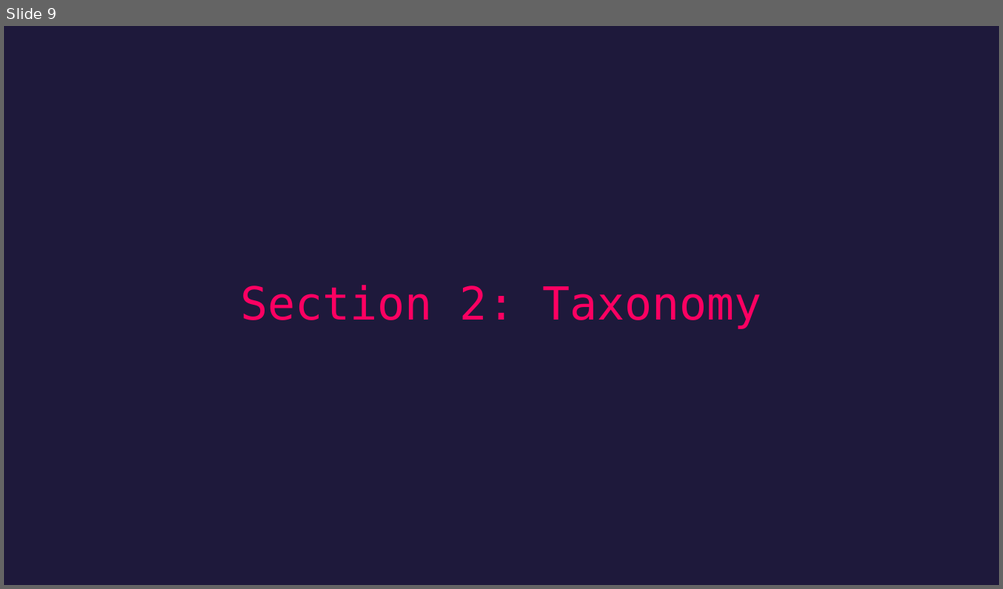
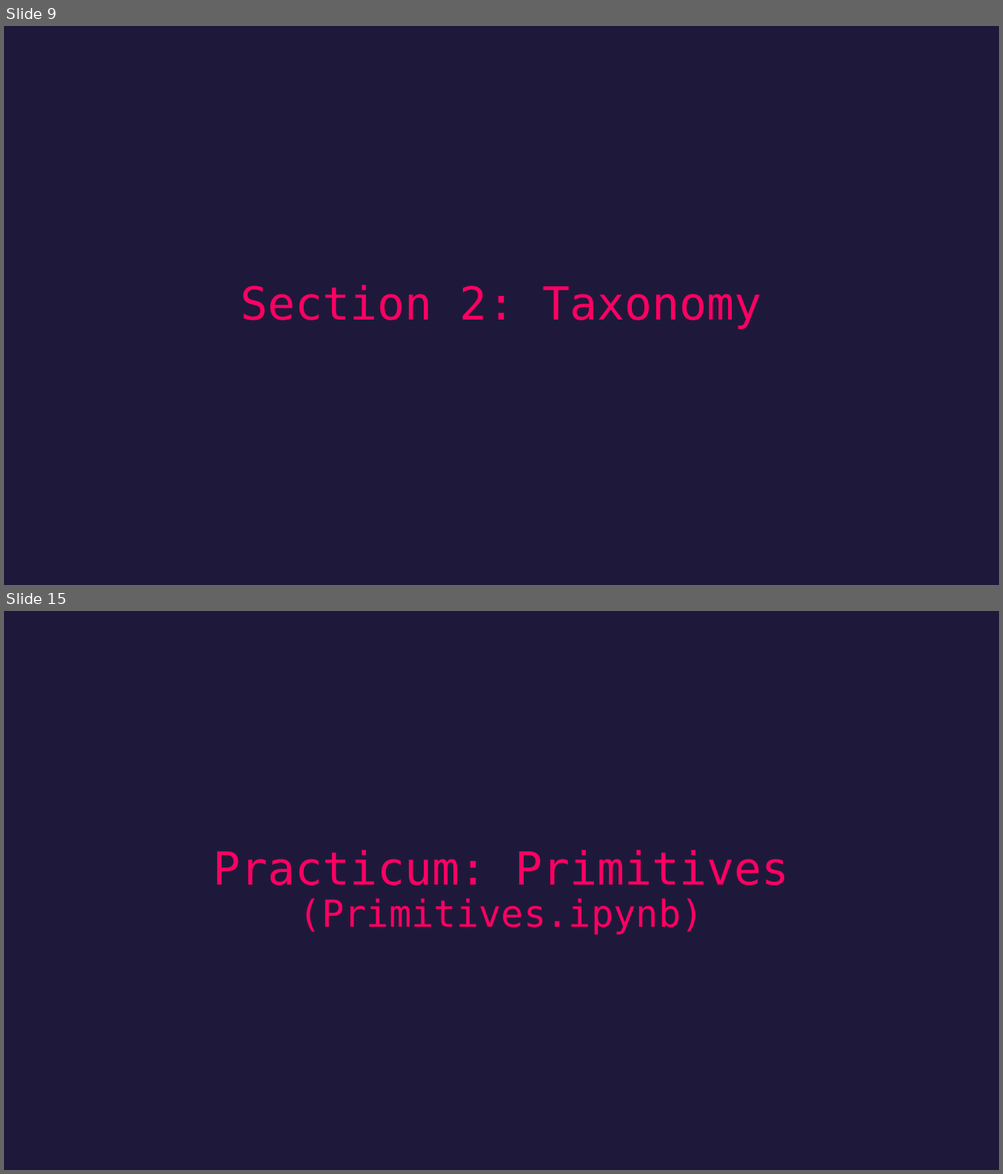
Before and after one commit to airabino/EVRC_Python_Training, a slide deck: Trainings/TR2/Lecture.pptx. Shown one above the other, each under a label of ours: slide 9 before the commit, slides 9 and 15 after it; the slides between them are not shown. The pictures are 1003x589 and 1003x1174 pixels, drawn with LibreOffice and Linux fonts; fonts in the diff are those of the drawing. Boxes give left, top, right and bottom in pixels: in the first picture for what was removed or moved away, otherwise in the second. Text is boxed around its words. In the diff, an @@ line names an element or a change of style, - is before the commit and + after.

```diff
--- a/Trainings/TR2/Lecture.pptx
+++ b/Trainings/TR2/Lecture.pptx
@@ slide 15 added at (4, 611, 999, 1170), background #1E193B @@
@@ title added at (213, 850, 789, 935), 44 pt, text #FD0062 @@
+Practicum: Primitives
+(Primitives.ipynb)
```
Also in this commit, not shown: 1 slide changed, 17 other slides added, 14 other files.
